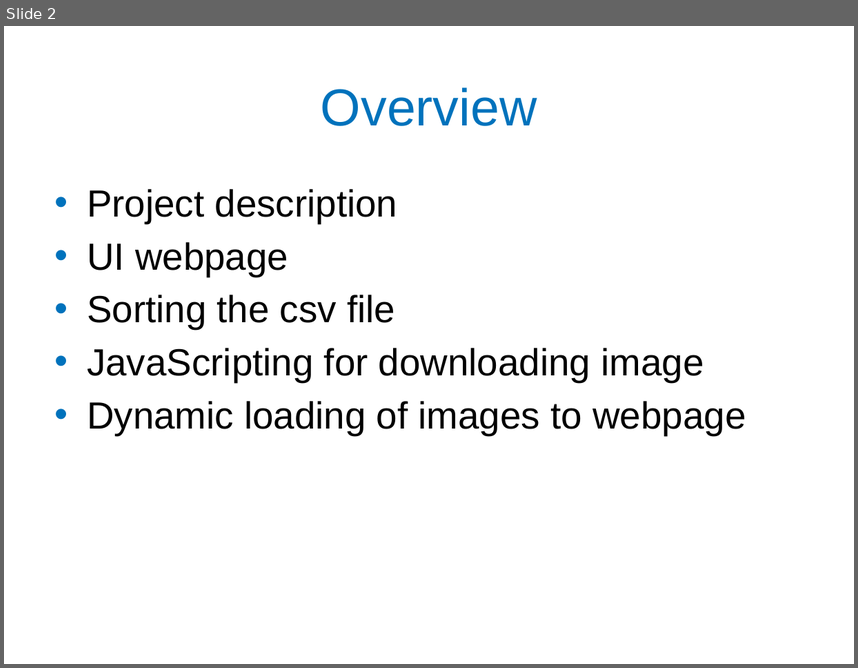
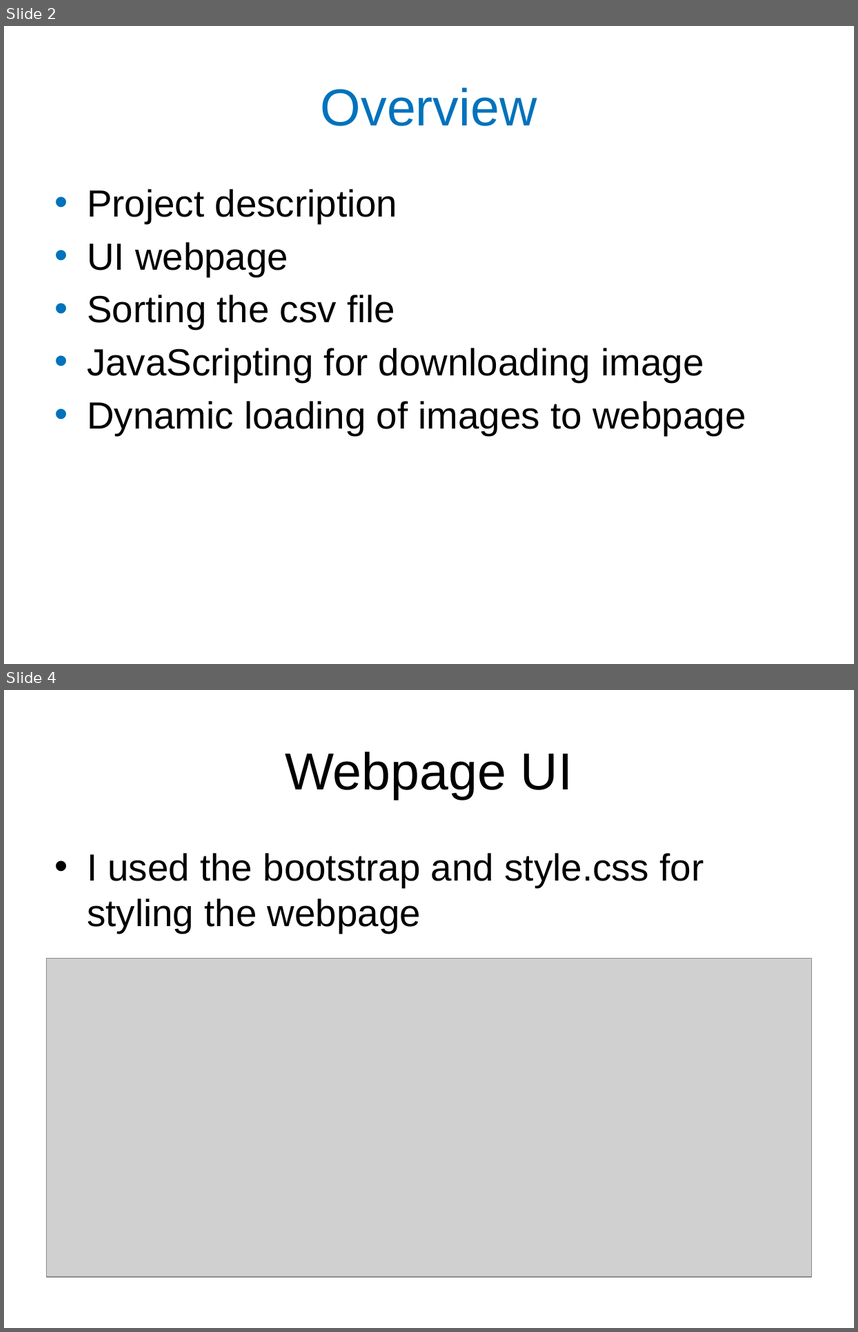
Before and after one commit to jarrm5/RedditTopics, a slide deck: UMKC Hackathon Kool Aid.pptx. Shown one above the other, each under a label of ours: slide 2 before the commit, slides 2 and 4 after it; the slides between them are not shown. The pictures are 858x668 and 858x1332 pixels, drawn with LibreOffice and Linux fonts; fonts in the diff are those of the drawing; grey boxes stand for pictures; background and template pictures are left out. Boxes give left, top, right and bottom in pixels: in the first picture for what was removed or moved away, otherwise in the second. Text is boxed around its words. In the diff, an @@ line names an element or a change of style, - is before the commit and + after.

```diff
--- a/UMKC Hackathon Kool Aid.pptx
+++ b/UMKC Hackathon Kool Aid.pptx
@@ slide 4 added at [4,690,854,1328], background picture (left out) @@
@@ title added at [285,751,573,799], 44 pt, text #000000 @@
+Webpage UI
@@ text added at [87,853,704,933], 32 pt, text #000000 @@
+• I used the bootstrap and style.css for styling the webpage
@@ picture added at [47,958,811,1276] @@
```
Also in this commit, not shown: 1 slide changed, 1 other slide added, 1 slide removed, 2 other files.
